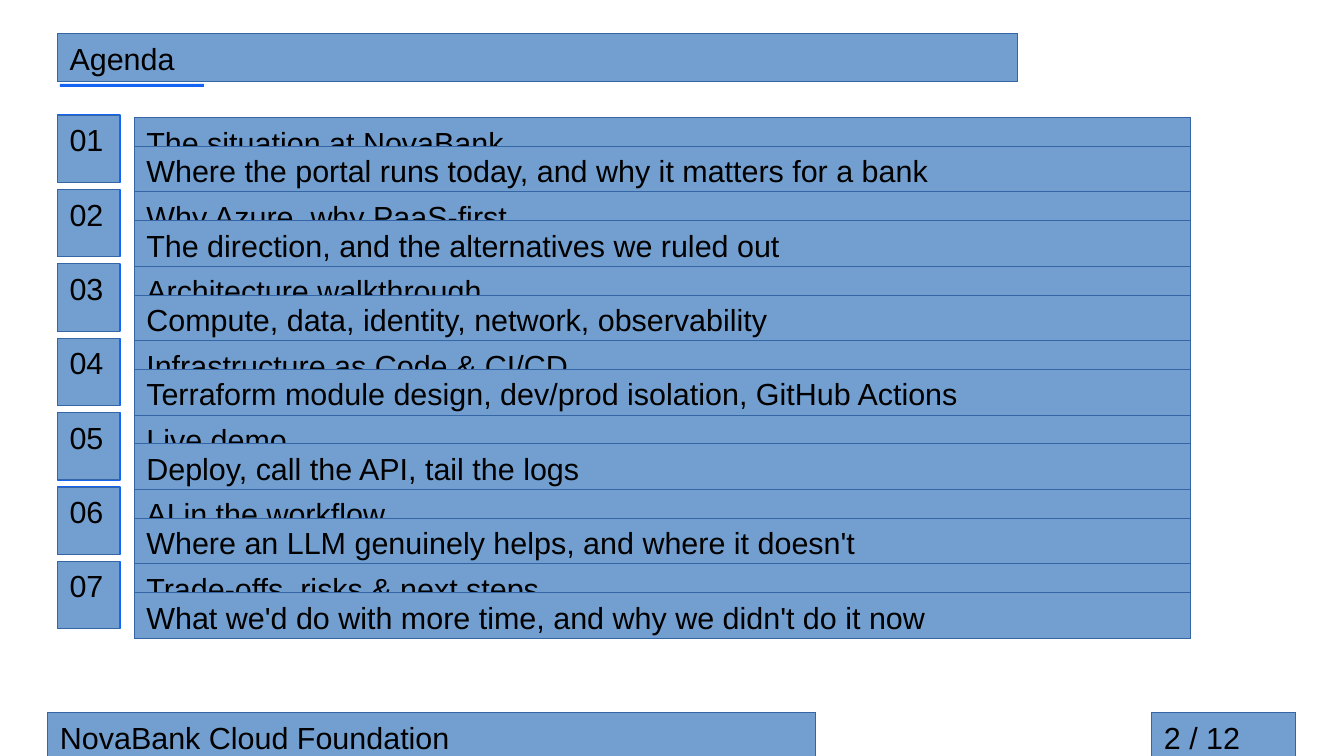
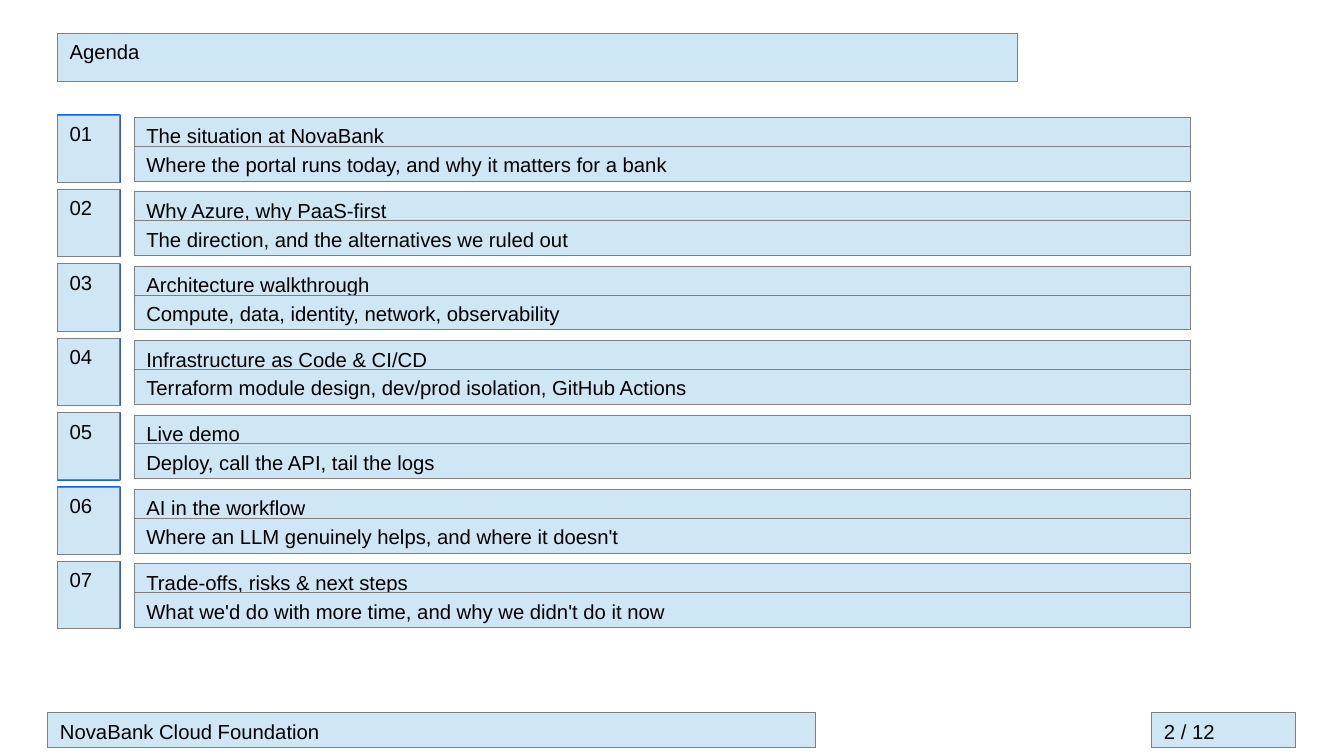
Before and after one commit to MetehanBolat/contoso-poc, a slide deck: slide 2 of slides/novabank-cloud-foundation.odp. Drawn at 1344x756 pixels with LibreOffice and Linux fonts; fonts in the diff are those of the drawing. Boxes give left, top, right and bottom in pixels: in the first picture for what was removed or moved away, otherwise in the second. Text is boxed around its words. In the diff, an @@ line names an element or a change of style, - is before the commit and + after.

```diff
--- a/slides/novabank-cloud-foundation.odp
+++ b/slides/novabank-cloud-foundation.odp
@@ rectangle removed at (x1=60, y1=84, x2=204, y2=87) @@
@@ rectangle "The situation at NovaBank" resized from (x1=134, y1=117, x2=1190, y2=163) to (x1=134, y1=117, x2=1190, y2=152) @@
@@ rectangle "Where the portal runs today, ..." resized from (x1=134, y1=146, x2=1190, y2=193) to (x1=134, y1=146, x2=1190, y2=182) @@
@@ rectangle "Why Azure, why PaaS-first" resized from (x1=134, y1=191, x2=1190, y2=238) to (x1=134, y1=191, x2=1190, y2=227) @@
@@ rectangle "The direction, and the alternatives ..." resized from (x1=134, y1=221, x2=1190, y2=267) to (x1=134, y1=221, x2=1190, y2=256) @@
@@ rectangle "Architecture walkthrough" resized from (x1=134, y1=267, x2=1190, y2=313) to (x1=134, y1=267, x2=1190, y2=302) @@
@@ rectangle "Compute, data, identity, network, observability" resized from (x1=134, y1=295, x2=1190, y2=341) to (x1=134, y1=295, x2=1190, y2=331) @@
@@ rectangle "Infrastructure as Code & CI/CD" resized from (x1=134, y1=341, x2=1190, y2=388) to (x1=134, y1=341, x2=1190, y2=377) @@
@@ rectangle "Terraform module design, dev/prod isolation, ..." resized from (x1=134, y1=370, x2=1190, y2=416) to (x1=134, y1=370, x2=1190, y2=405) @@
@@ rectangle "Live demo" resized from (x1=134, y1=416, x2=1190, y2=462) to (x1=134, y1=416, x2=1190, y2=451) @@
@@ rectangle "Deploy, call the API, tail ..." resized from (x1=134, y1=444, x2=1190, y2=490) to (x1=134, y1=444, x2=1190, y2=479) @@
@@ rectangle "AI in the workflow" resized from (x1=134, y1=490, x2=1190, y2=537) to (x1=134, y1=490, x2=1190, y2=526) @@
@@ rectangle "Where an LLM genuinely helps, ..." resized from (x1=134, y1=518, x2=1190, y2=565) to (x1=134, y1=518, x2=1190, y2=554) @@
@@ rectangle "Trade-offs, risks & next steps" resized from (x1=134, y1=565, x2=1190, y2=611) to (x1=134, y1=565, x2=1190, y2=600) @@
@@ rectangle "What we'd do with more ..." resized from (x1=134, y1=593, x2=1190, y2=639) to (x1=134, y1=593, x2=1190, y2=628) @@
@@ rectangle "NovaBank Cloud Foundation" resized from (x1=48, y1=713, x2=816, y2=756) to (x1=48, y1=713, x2=816, y2=749) @@
@@ size 18 to 12 pt; fill #729FCF to #CFE7F5; outline #3465A4 0 pt to #808080 0 pt in 24 elements at (x1=57, y1=34, x2=1017, y2=82), (x1=57, y1=115, x2=120, y2=182), (x1=57, y1=190, x2=120, y2=257), (x1=57, y1=265, x2=120, y2=332), (x1=57, y1=339, x2=120, y2=406), (x1=57, y1=413, x2=120, y2=481), (x1=57, y1=488, x2=120, y2=555), (x1=57, y1=562, x2=120, y2=629), (x1=134, y1=444, x2=1190, y2=479), (x1=134, y1=490, x2=1190, y2=526), (x1=134, y1=518, x2=1190, y2=554), (x1=134, y1=117, x2=1190, y2=152), (x1=134, y1=146, x2=1190, y2=182), (x1=134, y1=191, x2=1190, y2=227), (x1=134, y1=221, x2=1190, y2=256), (x1=134, y1=267, x2=1190, y2=302), (x1=134, y1=295, x2=1190, y2=331), (x1=134, y1=341, x2=1190, y2=377), (x1=134, y1=370, x2=1190, y2=405), (x1=134, y1=416, x2=1190, y2=451), (x1=134, y1=565, x2=1190, y2=600), (x1=134, y1=593, x2=1190, y2=628), (x1=48, y1=713, x2=816, y2=749), (x1=1153, y1=713, x2=1296, y2=749) @@
@@ rectangle "2 / 12" resized from (x1=1153, y1=713, x2=1296, y2=756) to (x1=1153, y1=713, x2=1296, y2=749) @@
```
Also in this commit, not shown: 11 other slides changed, 3 other files.
